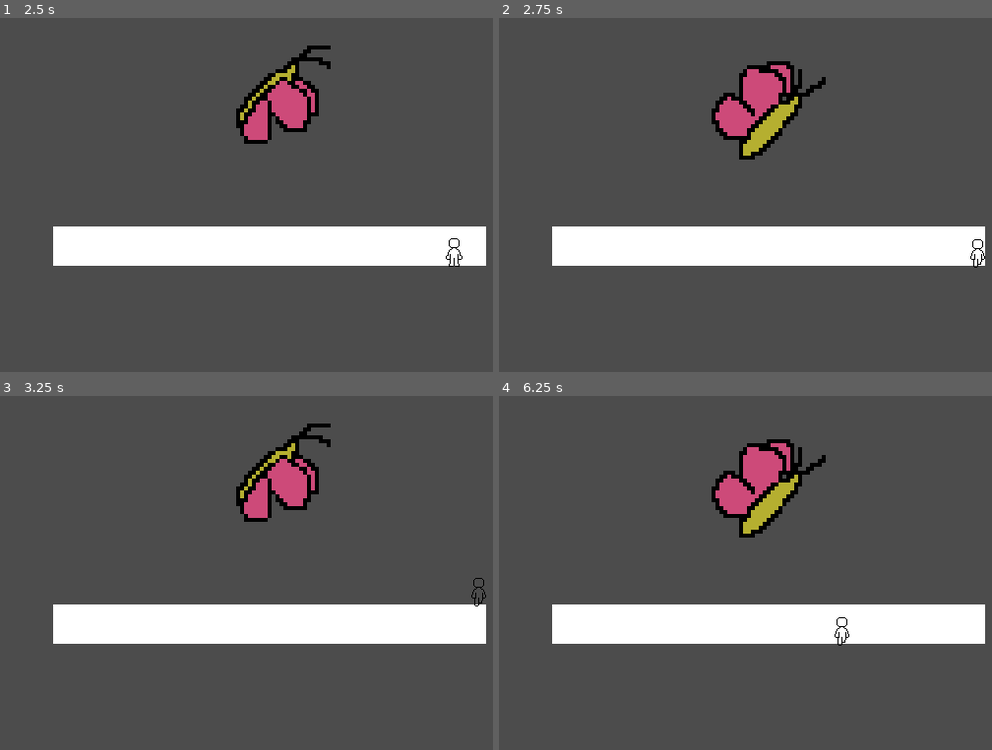
Above: before the commit, frames 1-4 (two rows, left to right).
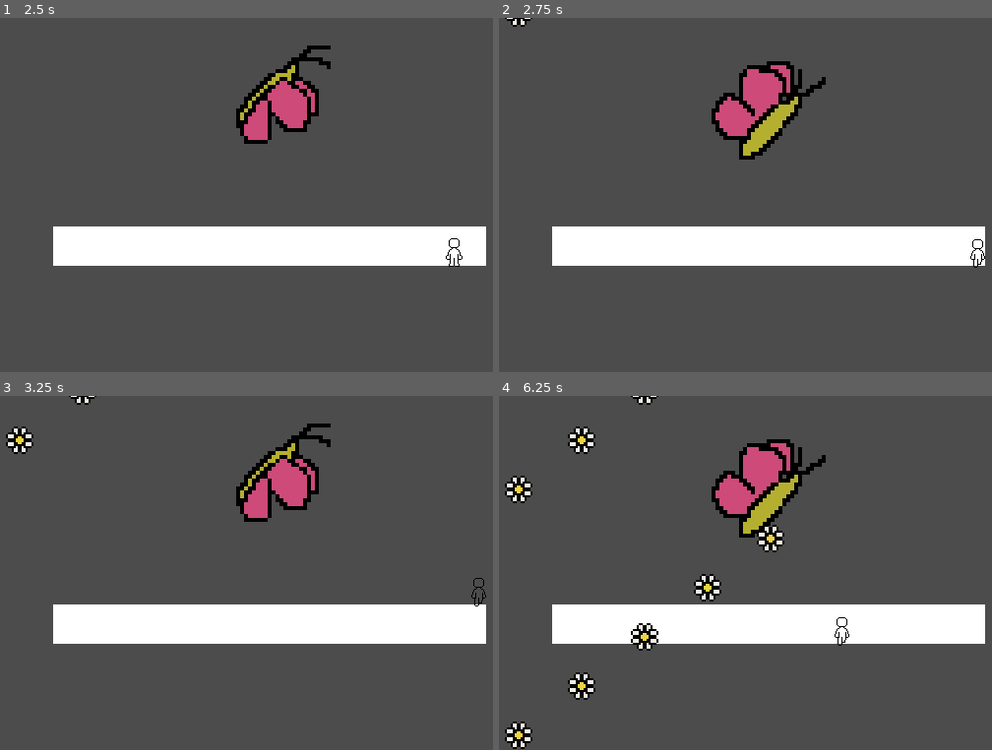
Above: after the commit, the same moments.

Repository: andersAsch0/Island-Game
Game: Godot game, scene res://scenes/BattleMode.tscn
Same seed, same stepped clock (60 frames per second), same inputs: the game is played once before the commit and once after it. This scene is started directly instead of the project's main scene.
Inputs:
- Up to frame 1 (2.5 s): tap Enter (ui_accept) at 0.5, 0.77, 1.52 s; hold Right (ui_right) 0.53-1.28 s; hold Space (dash) 0.53-1.28 s; hold Down (ui_down) 1.28-2.03 s; tap F (enter_fight) at 1.35 s; hold Right (ui_right) from 2.03 s (still down); hold Space (dash) from 2.03 s (still down)
- Up to frame 2 (2.75 s): keep holding Right (ui_right); keep holding Space (dash)
- Up to frame 3 (3.25 s): release Right (ui_right) at 2.78 s; release Space (dash) at 2.78 s; hold Up (ui_up) from 2.78 s (still down); tap F (enter_fight) at 2.85 s; tap Enter (ui_accept) at 3.02 s
- Up to frame 4 (6.25 s): release Up (ui_up) at 3.53 s; hold Space (dash) 3.53-4.28 s; hold Left (ui_left) 3.53-5.03 s; tap Enter (ui_accept) at 3.77, 4.52, 6.02 s; tap F (enter_fight) at 4.35, 5.85 s; hold Down (ui_down) 5.03-5.78 s; hold Space (dash) 5.03-5.78 s; hold Right (ui_right) from 5.78 s (still down)

Frame 1 is identical in both runs. In frame 2, less than 0.1% of the frame differs, in the area x 1-7%, y 0-3%; in frame 3, 0.4%; in frame 4, 2.3%, in the area x 1-58%, y 0-100%.

Commit message:
added sand and water, new sprites, continued work on combat

Diff:
--- a/scenes/BattleMode.tscn
+++ b/scenes/BattleMode.tscn
@@ -31,4 +31,5 @@
 [node name="bulletSpawnLocationY" type="Position2D" parent="."]
 position = Vector2( 160, -16 )
 
+[connection signal="playerIsHit" from="BattleModePlayer" to="." method="_on_BattleModePlayer_playerIsHit"]
 [connection signal="timeout" from="bulletSpawnTimer" to="." method="_on_bulletSpawnTimer_timeout"]
--- a/scenes/BattleModeEnemy.tscn
+++ b/scenes/BattleModeEnemy.tscn
@@ -68,7 +68,7 @@
 [sub_resource type="CircleShape2D" id=14]
 radius = 16.0
 
-[node name="BattleModeEnemy" type="KinematicBody2D"]
+[node name="BattleModeEnemy" type="KinematicBody2D" groups=["enemies"]]
 scale = Vector2( 0.5, 0.5 )
 script = ExtResource( 2 )
 bulletScene = ExtResource( 3 )
--- a/scenes/BattleModePlayer.tscn
+++ b/scenes/BattleModePlayer.tscn
@@ -1,8 +1,9 @@
-[gd_scene load_steps=27 format=2]
+[gd_scene load_steps=28 format=2]
 
 [ext_resource path="res://art/sprite base spritesheet.png" type="Texture" id=1]
 [ext_resource path="res://scripts/BattleModePlayer.gd" type="Script" id=2]
 [ext_resource path="res://art/sprite base dash spritesheet.png" type="Texture" id=3]
+[ext_resource path="res://scripts/hitBoxPlayer.gd" type="Script" id=4]
 
 [sub_resource type="AtlasTexture" id=12]
 atlas = ExtResource( 1 )
@@ -140,13 +141,21 @@
 frames = SubResource( 10 )
 animation = "dash down"
 
-[node name="CollisionShape2D" type="CollisionShape2D" parent="."]
+[node name="DashTimer" type="Timer" parent="."]
+wait_time = 0.1
+
+[node name="hitBoxPlayer2" type="CollisionShape2D" parent="."]
 position = Vector2( 0, 2 )
 shape = SubResource( 11 )
 
-[node name="DashTimer" type="Timer" parent="."]
-wait_time = 0.1
-
 [node name="DashCooldown" type="Timer" parent="."]
 
+[node name="Area2D" type="Area2D" parent="."]
+script = ExtResource( 4 )
+
+[node name="hitBoxPlayer" type="CollisionShape2D" parent="Area2D"]
+position = Vector2( 0, 2 )
+shape = SubResource( 11 )
+
 [connection signal="timeout" from="DashTimer" to="." method="_on_DashTimer_timeout"]
+[connection signal="hit" from="Area2D" to="." method="_on_Area2D_hit"]
--- a/scenes/Bullet.tscn
+++ b/scenes/Bullet.tscn
@@ -1,6 +1,7 @@
-[gd_scene load_steps=4 format=2]
+[gd_scene load_steps=5 format=2]
 
 [ext_resource path="res://art/flower.png" type="Texture" id=1]
+[ext_resource path="res://scripts/Bullet.gd" type="Script" id=2]
 
 [sub_resource type="SpriteFrames" id=1]
 animations = [ {
@@ -13,12 +14,17 @@
 [sub_resource type="CircleShape2D" id=2]
 radius = 6.0
 
-[node name="Bullet" type="Area2D"]
+[node name="Bullet" type="Area2D" groups=["bulletTypes"]]
 collision_layer = 8
 collision_mask = 2
+script = ExtResource( 2 )
 
 [node name="AnimatedSprite" type="AnimatedSprite" parent="."]
 frames = SubResource( 1 )
 
-[node name="CollisionShape2D" type="CollisionShape2D" parent="."]
+[node name="HitBox" type="CollisionShape2D" parent="."]
 shape = SubResource( 2 )
+
+[node name="VisibilityNotifier2D" type="VisibilityNotifier2D" parent="."]
+
+[connection signal="screen_exited" from="VisibilityNotifier2D" to="." method="_on_VisibilityNotifier2D_screen_exited"]
--- a/scenes/rock.tscn
+++ b/scenes/rock.tscn
@@ -17,7 +17,7 @@
 [sub_resource type="RectangleShape2D" id=3]
 extents = Vector2( 5, 1.5 )
 
-[node name="rock" type="StaticBody2D"]
+[node name="rock" type="StaticBody2D" groups=["scenery"]]
 collision_mask = 7
 
 [node name="AnimatedSprite" type="AnimatedSprite" parent="."]
--- a/scenes/smallTree.tscn
+++ b/scenes/smallTree.tscn
@@ -17,7 +17,7 @@
 [sub_resource type="RectangleShape2D" id=4]
 extents = Vector2( 2.5, 1 )
 
-[node name="smallTree" type="StaticBody2D"]
+[node name="smallTree" type="StaticBody2D" groups=["scenery"]]
 collision_mask = 7
 
 [node name="AnimatedSprite" type="AnimatedSprite" parent="."]
--- /dev/null
+++ b/scenes/test.gd
@@ -0,0 +1,12 @@
+extends CollisionShape2D
+
+
+# Declare member variables here. Examples:
+# var a = 2
+# var b = "text"
+
+
+signal test
+
+func _process(delta):
+	emit_signal("test")
--- a/scripts/BattleMode.gd
+++ b/scripts/BattleMode.gd
@@ -4,7 +4,9 @@
 var enemy
 var enemyAttackPatternJson #File object
 var attackPatternData = [] #string
-var currAttack = 1#int representing current line in json file
+var currAttack = 1 #int representing current line in json file
+var enemyBulletScene #packed scene of the enemys chosen bullet
+var bullet
 var loopStart = 1
 var loopEnd = 2
 
@@ -17,6 +19,8 @@
 
 	 # connect the signal to start fight from the new node to this one
 	enemy.connect("startFight", self, "_on_BattleModeEnemy_startFight")
+	# get the bullet from the enemy so we can spawn it
+	enemyBulletScene = enemy.bulletScene
 
 	enemy.approach()
 
@@ -33,7 +37,12 @@
 	$bulletSpawnTimer.start()
 
 func _on_bulletSpawnTimer_timeout():
-	print("spawningg bullet at ", attackPatternData[currAttack]['spawnLocationX'], ", json line ", currAttack)
+	bullet = enemyBulletScene.instance()
+	bullet.position.x = attackPatternData[currAttack]['spawnLocationX']
+	bullet.position.y = $bulletSpawnLocationY.position.y
+	add_child(bullet)
+
+
 	currAttack += 1
 	if currAttack > loopEnd:
 		currAttack = loopStart
@@ -46,3 +55,9 @@
 	if enemyAttackPatternJson.file_exists($BattleModeEnemy.attackPatternFile): #get the attack pattern json file from the enemy node
 		enemyAttackPatternJson.open($BattleModeEnemy.attackPatternFile, enemyAttackPatternJson.READ)
 		return parse_json(enemyAttackPatternJson.get_as_text())
+
+
+
+
+func _on_BattleModePlayer_playerIsHit():
+	print("ouch!")
--- a/scripts/BattleModePlayer.gd
+++ b/scripts/BattleModePlayer.gd
@@ -16,11 +16,11 @@
 var dash_animations = ["dash left", "dash right", "dash up", "dash down"]
 var direction = UP
 var velocity = Vector2.ZERO
-
+signal playerIsHit
 
 func _process(delta):
 
-
+	#movement
 	var input = Vector2.ZERO
 	input.x = Input.get_action_strength("ui_right") - Input.get_action_strength("ui_left")
 	input.y = Input.get_action_strength("ui_down") - Input.get_action_strength("ui_up")
@@ -57,3 +57,8 @@
 	if(event.is_action_pressed("dash")):
 		isDashing = true
 		$DashTimer.start()
+
+
+
+func _on_Area2D_hit(): #this is stupid
+	emit_signal("playerIsHit")
--- a/scripts/Bullet.gd
+++ b/scripts/Bullet.gd
@@ -1,10 +1,16 @@
-extends KinematicBody2D
+extends Area2D
 
 
-# Declare member variables here. Examples:
-# var a = 2
-# var b = "text"
+export var speed : int = 50
 
 
-# Called when the node enters the scene tree for the first time.
 func _process(delta):
+	if len(get_overlapping_bodies()) != 0:
+		#play animation
+		queue_free()
+
+	position.y += speed * delta
+
+
+func _on_VisibilityNotifier2D_screen_exited():
+	queue_free() #delete self when it leaves the screen
--- /dev/null
+++ b/scripts/hitBoxPlayer.gd
@@ -0,0 +1,7 @@
+extends Area2D
+
+signal hit
+
+func _process(delta):
+	if len(get_overlapping_bodies()) != 0:
+		emit_signal("hit")
Binary file added: art/map tiles/sand and water.aseprite
Binary file added: art/map tiles/sand and water.png
Not shown, added: art/map tiles/sand and water.png.import
Binary file added: art/map tiles/water and sane.aseprite
Binary file added: art/map tiles/water and sane.png
Not shown, added: art/map tiles/water and sane.png.import
Binary file added: sand and water.aseprite
